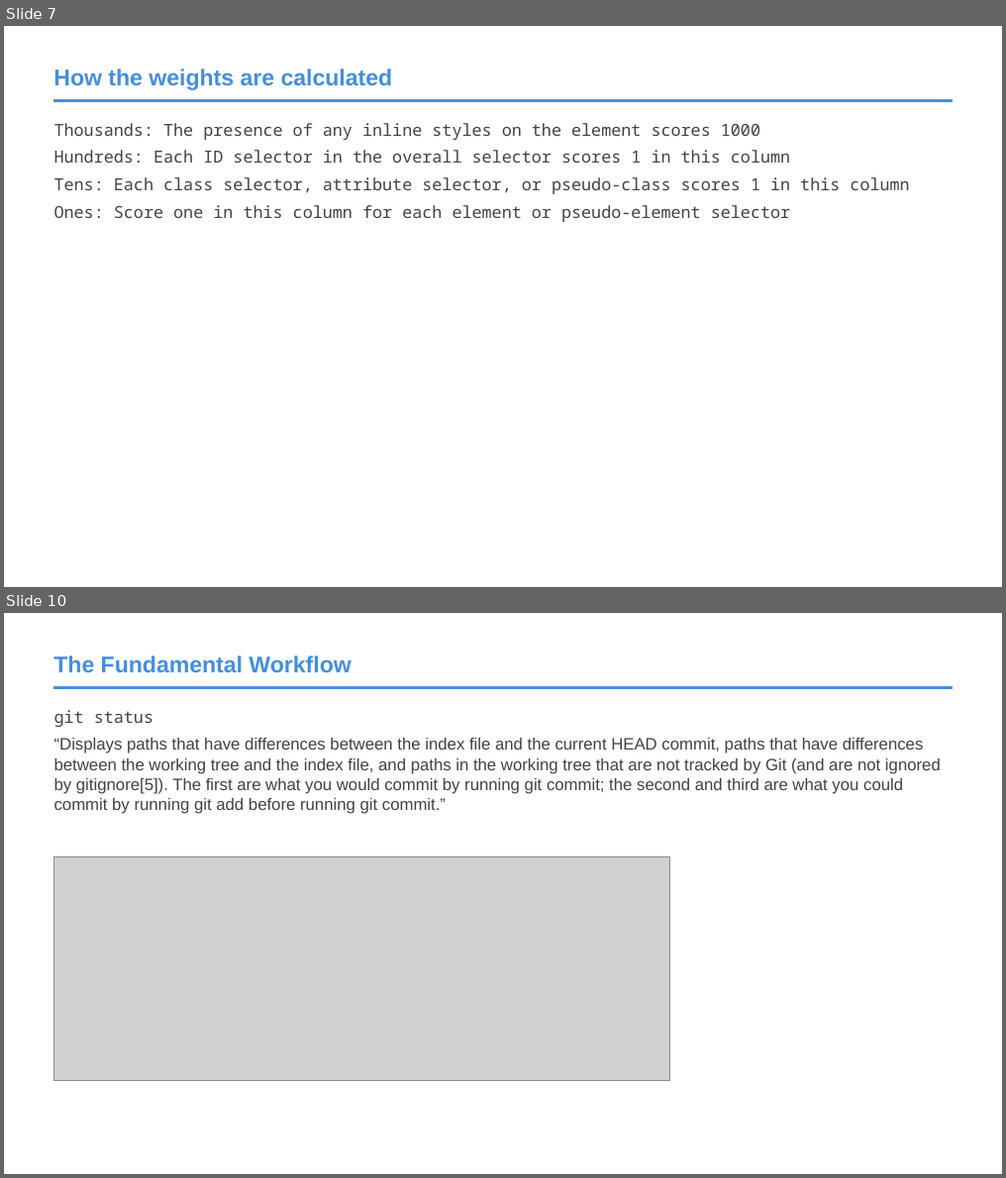
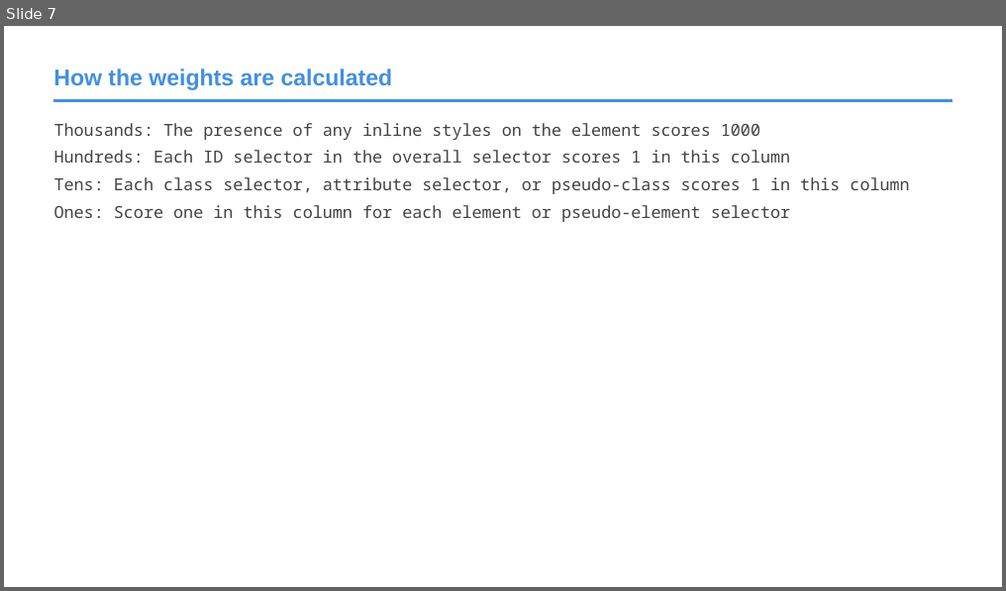
Before and after one commit to roblarsen/rob-larsen-presentations, a slide deck: css-bootstrap.pptx. Shown one above the other, each under a label of ours: slides 7 and 10 before the commit, slide 7 after it; the slides between them are not shown. The pictures are 1006x1178 and 1006x591 pixels, drawn with LibreOffice and Linux fonts; fonts in the diff are those of the drawing; grey boxes stand for pictures; background and template pictures are left out. Boxes give left, top, right and bottom in pixels: in the first picture for what was removed or moved away, otherwise in the second. Text is boxed around its words. In the diff, an @@ line names an element or a change of style, - is before the commit and + after.

```diff
--- a/css-bootstrap.pptx
+++ b/css-bootstrap.pptx
@@ slide 10 removed at [4,613,1002,1174], background #FFFFFF; not listed: 1 template element that a slide beside it also shows @@
@@ title removed at [54,656,350,672] @@
-The Fundamental Workflow
@@ text removed at [54,710,941,814] @@
-git status
-“Displays paths that have differences between the index file and the current HEAD commit, paths that have differences between the working tree and the index file, and paths in the working tree that are not tracked by Git (and are not ignored by gitignore[5]). The first are what you would commit by running git commit; the second and third are what you could commit by running git add before running git commit.”
@@ picture removed at [54,857,670,1081] @@
```
Also in this commit, not shown: 4 slides changed, 29 slides added, 31 other slides removed.
